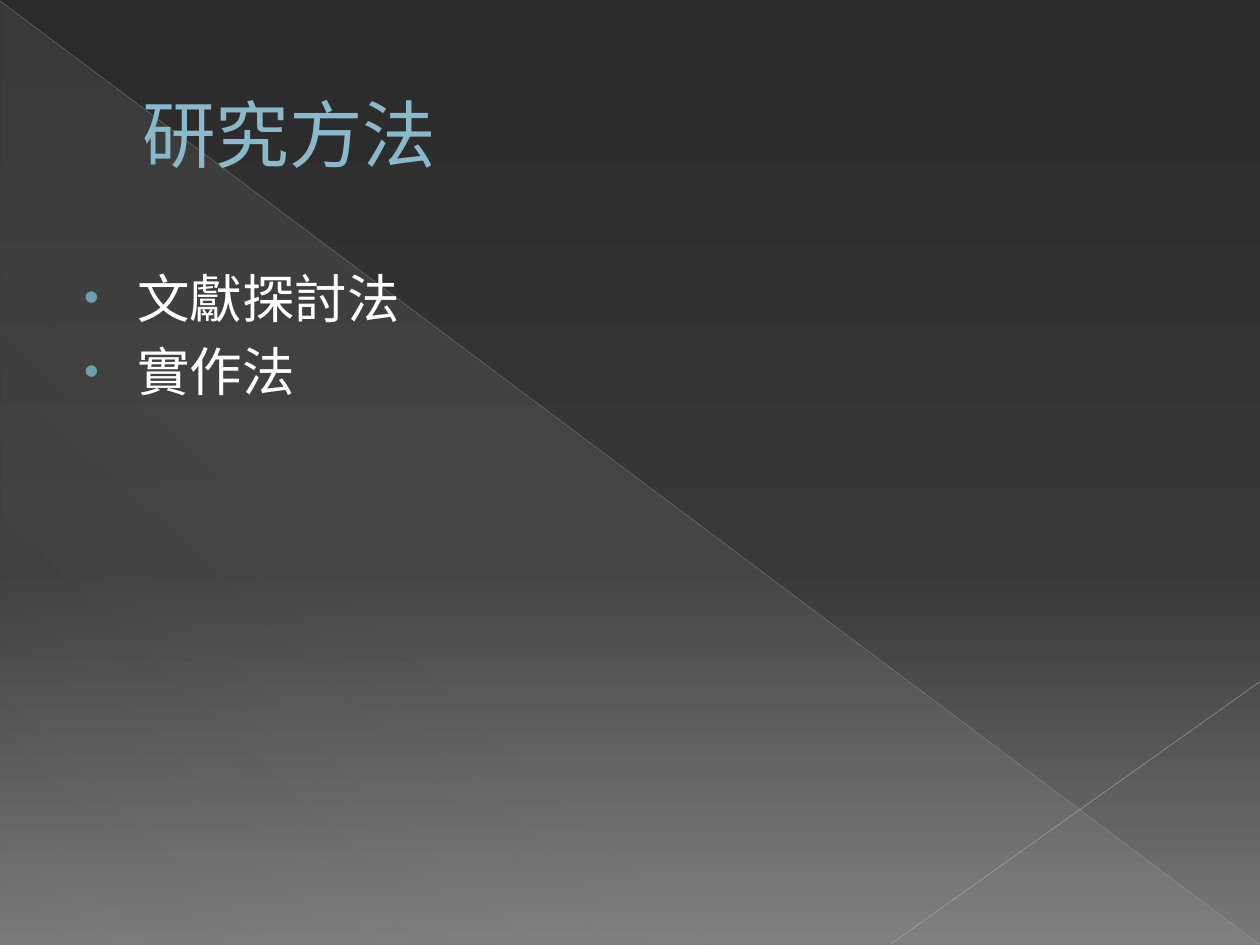
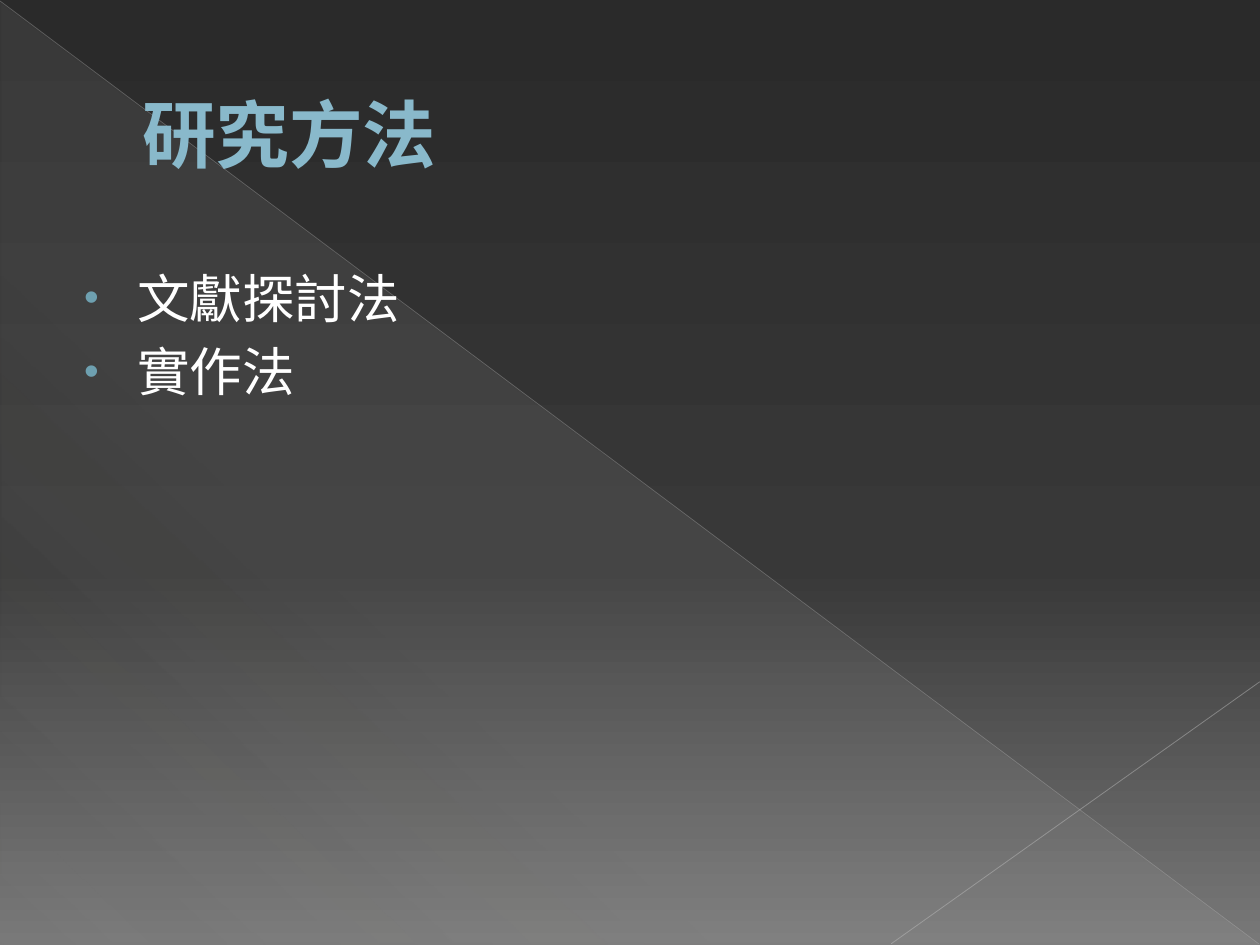
Before and after one commit to littlepanda419/justpanda, a slide deck: slide 4 of 專題.pptx. Drawn at 1260x945 pixels with LibreOffice and Linux fonts; fonts in the diff are those of the drawing; background and template pictures are left out. Boxes give left, top, right and bottom in pixels: in the first picture for what was removed or moved away, otherwise in the second. Text is boxed around its words. In the diff, an @@ line names an element or a change of style, - is before the commit and + after.

```diff
--- a/專題.pptx
+++ b/專題.pptx
@@ title "研究方法" at (x1=142, y1=99, x2=436, y2=180): bold on @@
```
Also in this commit, not shown: 6 other slides changed, 12 slides added, 5 other files.
